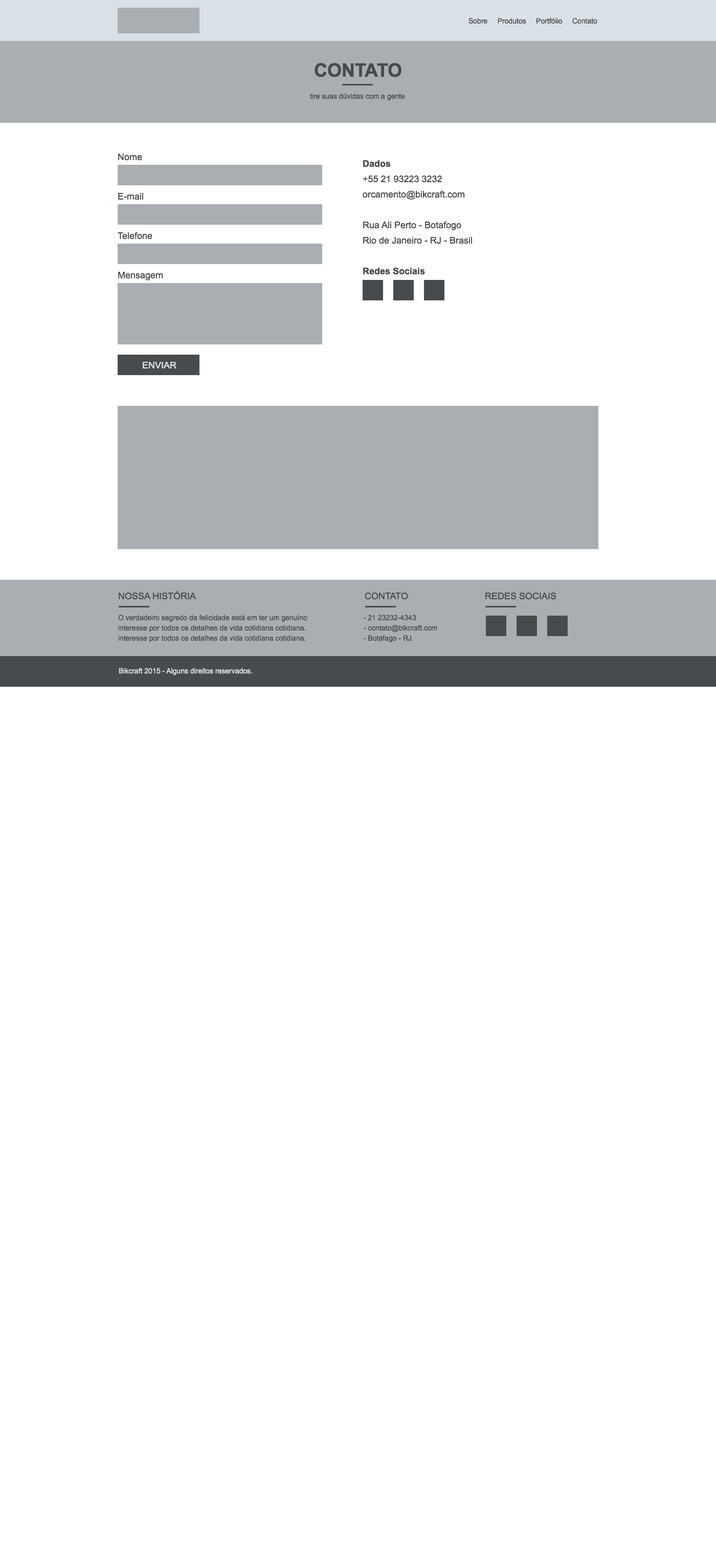
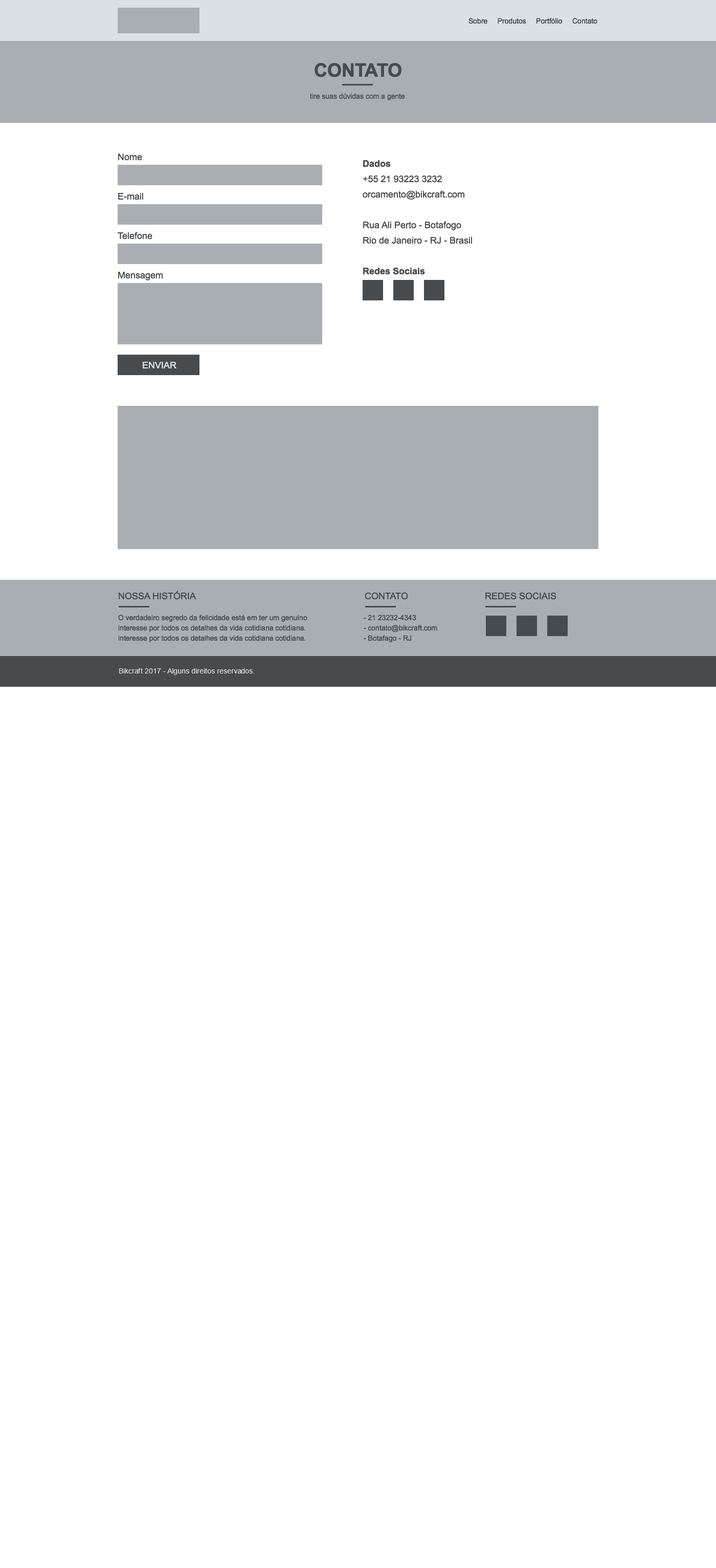
Layer changes from the first w=716, h=1568 image to the second:
renamed "Bikcraft 2015 - Alguns direitos reservados." to "Bikcraft 2017 - Alguns direitos reservados.", painted on it over [118, 667, 255, 675]
